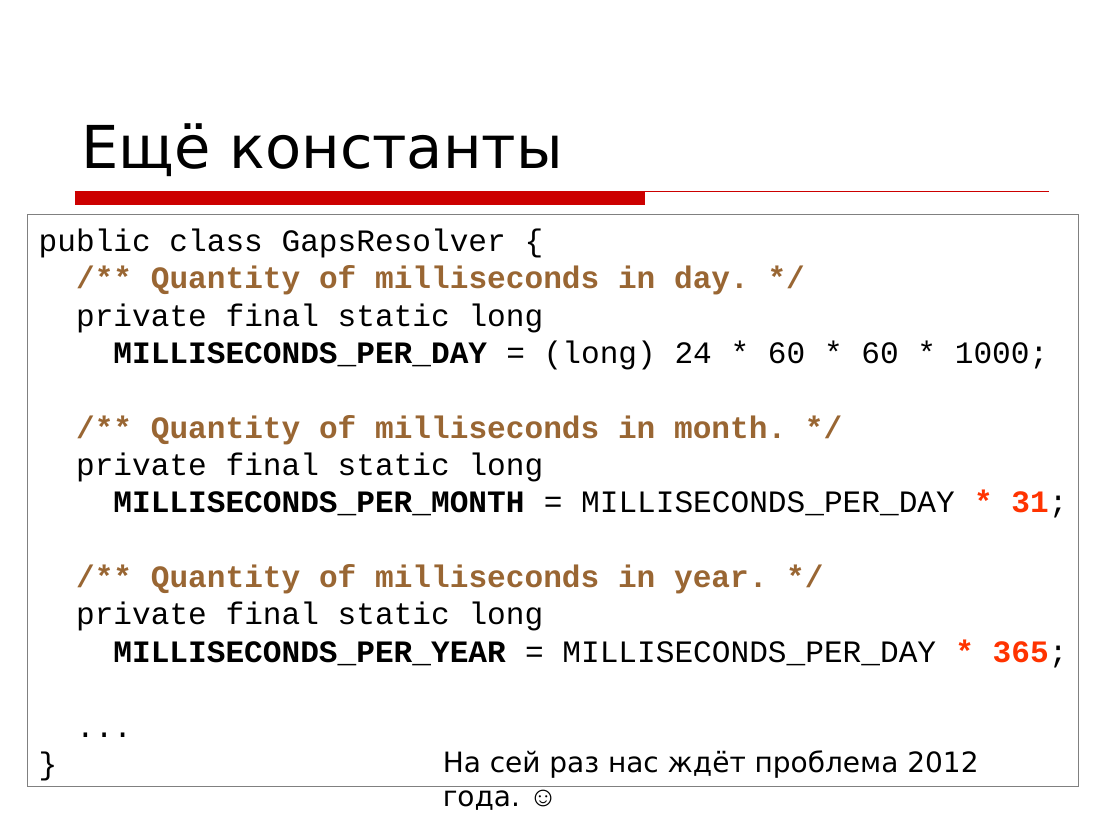
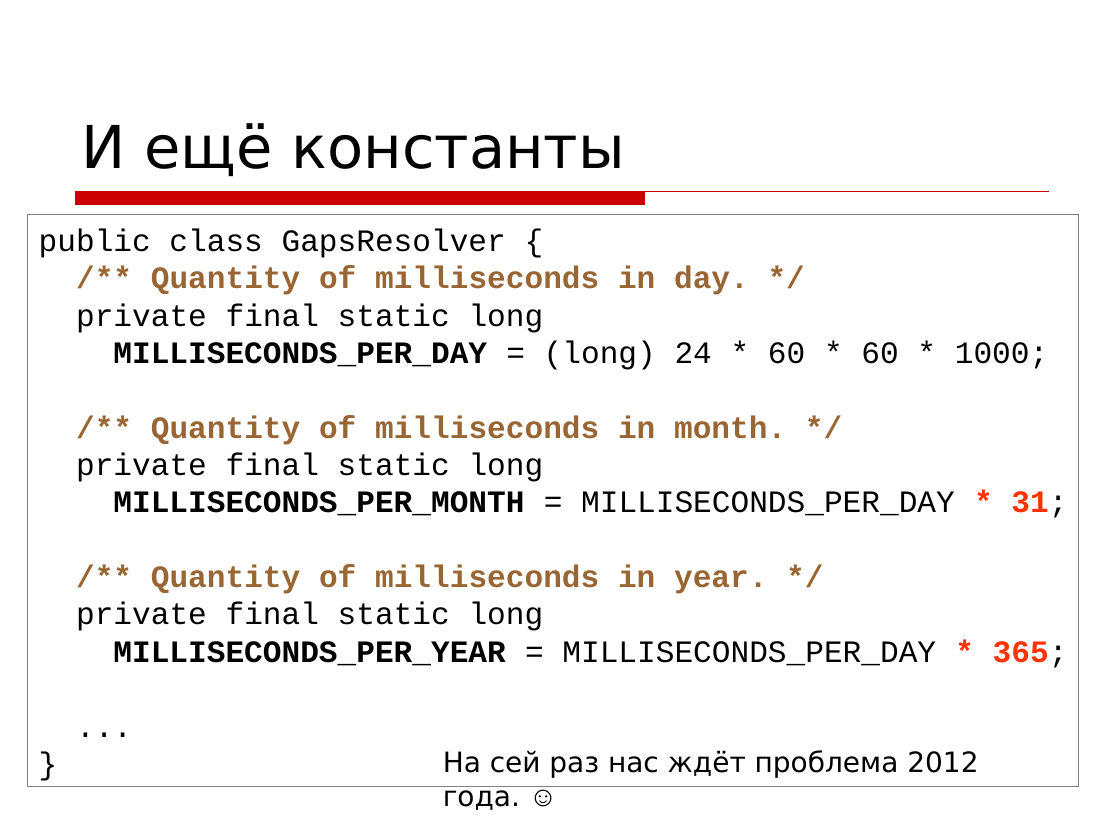
Before and after one commit to asolntsev/presentations, a slide deck: slide 33 of wtf-code/WTF_code.devclub.ru.ppt (slide 31 before the commit). Drawn at 1120x840 pixels with LibreOffice and Linux fonts; fonts in the diff are those of the drawing; background and template pictures are left out. Boxes give left, top, right and bottom in pixels: in the first picture for what was removed or moved away, otherwise in the second. Text is boxed around its words. In the diff, an @@ line names an element or a change of style, - is before the commit and + after.

```diff
--- a/wtf-code/WTF_code.devclub.ru.ppt
+++ b/wtf-code/WTF_code.devclub.ru.ppt
@@ title at [81, 123, 625, 177]: text changed @@
-Ещё константы
+И ещё константы
```
Also in this commit, not shown: 10 other slides changed, 2 slides added.
